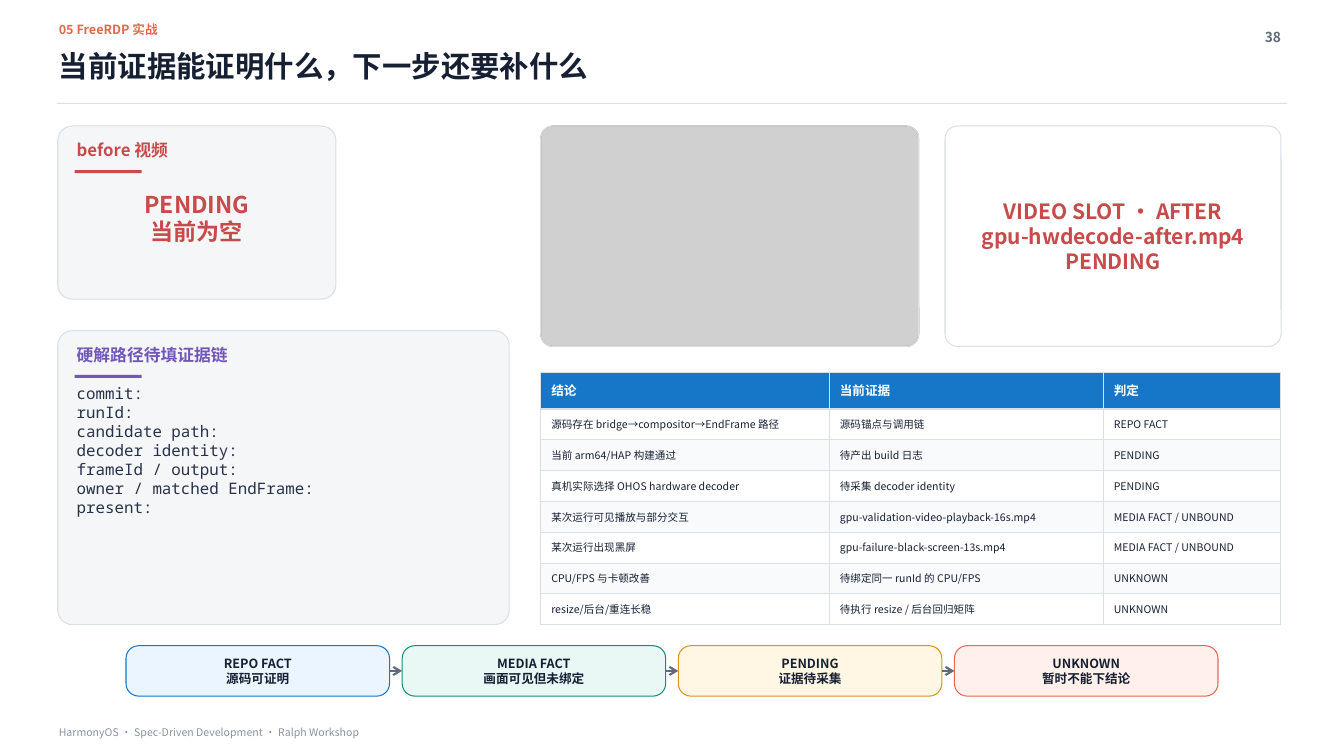
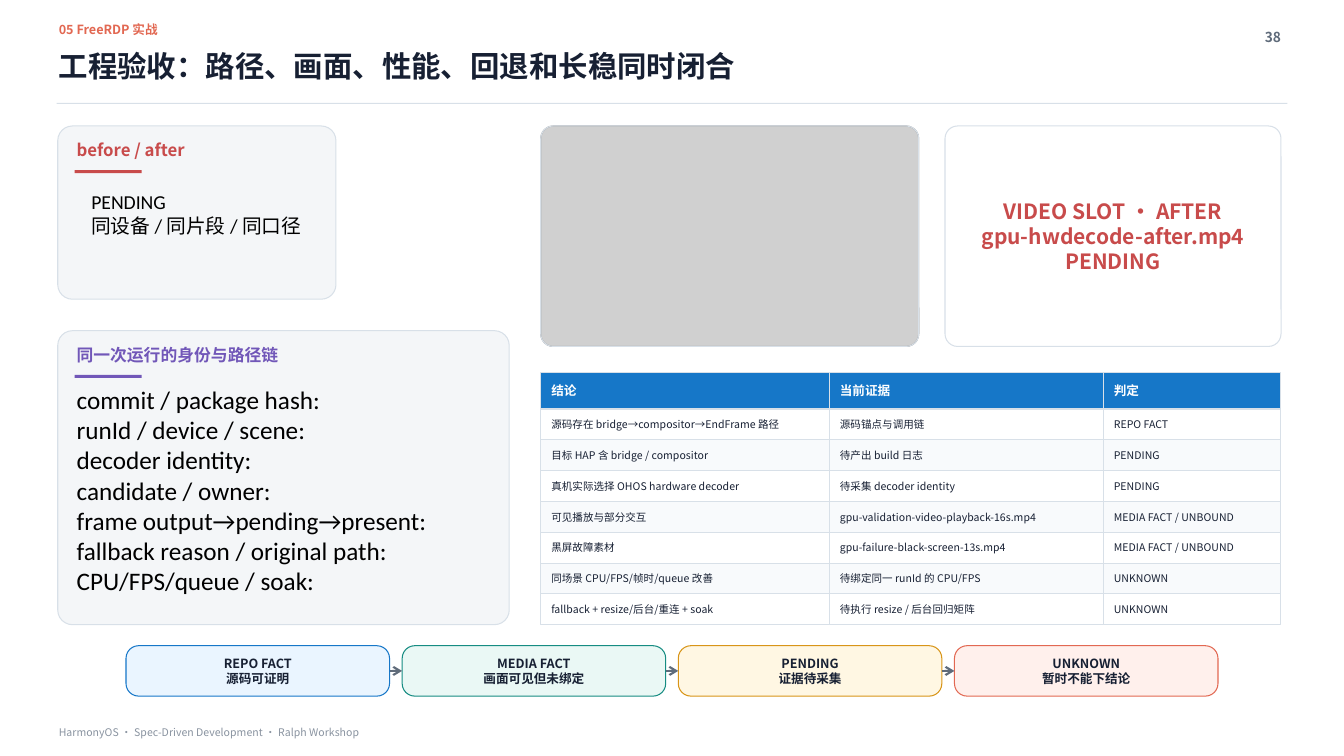
Before and after one commit to xiaomu120413/harmonyos-sdd-ralph-workshop, a slide deck: slide 38 of deliverables/HarmonyOS_SDD_Ralph_Workshop_MDM证据增强版.pptx. Drawn at 1344x756 pixels with LibreOffice and Linux fonts; fonts in the diff are those of the drawing; grey boxes stand for pictures. Boxes give left, top, right and bottom in pixels: in the first picture for what was removed or moved away, otherwise in the second. Text is boxed around its words. In the diff, an @@ line names an element or a change of style, - is before the commit and + after.

```diff
--- a/deliverables/HarmonyOS_SDD_Ralph_Workshop_MDM证据增强版.pptx
+++ b/deliverables/HarmonyOS_SDD_Ralph_Workshop_MDM证据增强版.pptx
@@ text at bbox=[59, 52, 735, 80]: text changed @@
-当前证据能证明什么，下一步还要补什么
+工程验收：路径、画面、性能、回退和长稳同时闭合
@@ text at bbox=[77, 142, 185, 156]: text changed @@
-before 视频
+before / after
@@ text at bbox=[91, 196, 166, 209]: size 16.5 to 14.1 pt, font Noto Sans CJK SC to Calibri, text colour #C84B4B to #000000, bold off in "PENDING"; alignment centre to left @@
@@ text at bbox=[91, 216, 301, 235]: text changed; size 16.5 to 14.1 pt; font Noto Sans CJK SC to Calibri; text colour #C84B4B to #000000; bold off @@
-当前为空
+同设备 / 同片段 / 同口径
@@ text at bbox=[77, 347, 279, 363]: text changed @@
-硬解路径待填证据链
+同一次运行的身份与路径链
@@ text at bbox=[77, 391, 320, 439]: text changed; size 11.2 to 18 pt; font Noto Sans Mono to Calibri; text colour #293247 to #000000 @@
-commit:
-runId:
-candidate path:
+commit / package hash:
+runId / device / scene:
@@ text at bbox=[77, 451, 251, 473]: size 11.2 to 18 pt, font Noto Sans Mono to Calibri, text colour #293247 to #000000 in "decoder identity:" @@
@@ text at bbox=[551, 450, 709, 462]: text changed @@
-当前 arm64/HAP 构建通过
+目标 HAP 含 bridge / compositor
@@ text at bbox=[77, 482, 426, 594]: text changed; size 11.2 to 18 pt; font Noto Sans Mono to Calibri; text colour #293247 to #000000 @@
-frameId / output:
-owner / matched EndFrame:
-present:
+candidate / owner:
+frame output→pending→present:
+fallback reason / original path:
+CPU/FPS/queue / soak:
@@ text at bbox=[551, 512, 646, 522]: text changed @@
-某次运行可见播放与部分交互
+可见播放与部分交互
@@ text at bbox=[551, 542, 614, 552]: text changed @@
-某次运行出现黑屏
+黑屏故障素材
@@ text at bbox=[551, 573, 713, 585]: text changed @@
-CPU/FPS 与卡顿改善
+同场景 CPU/FPS/帧时/queue 改善
@@ text at bbox=[551, 604, 713, 615]: text changed @@
-resize/后台/重连长稳
+fallback + resize/后台/重连 + soak
```
Also in this commit, not shown: 9 other slides changed, 1 slide added, 1 slide removed, 8 other files.
